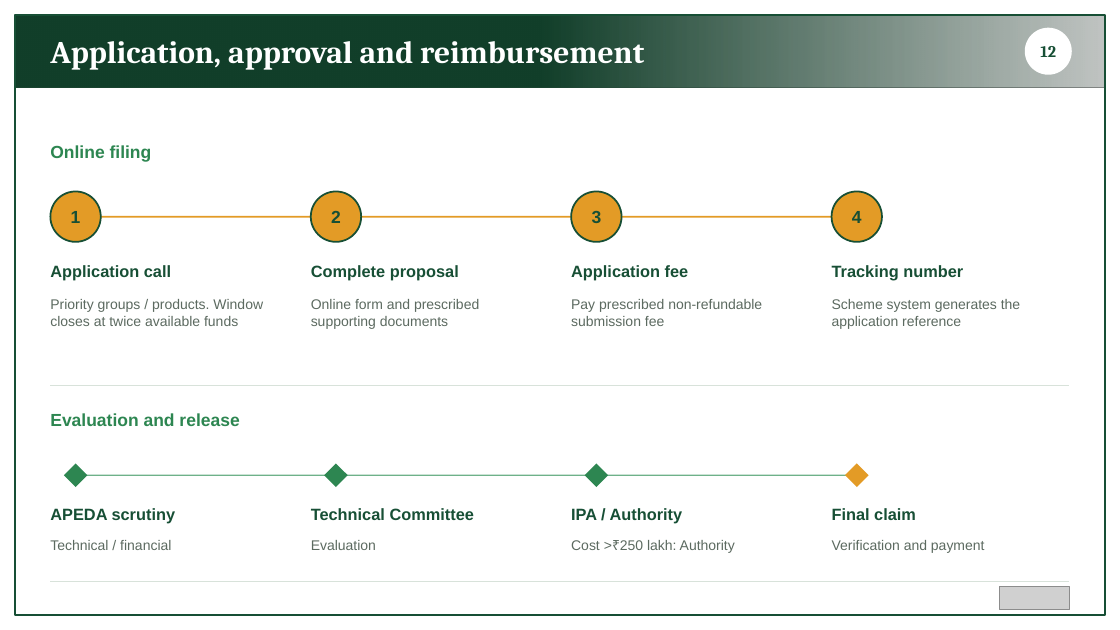
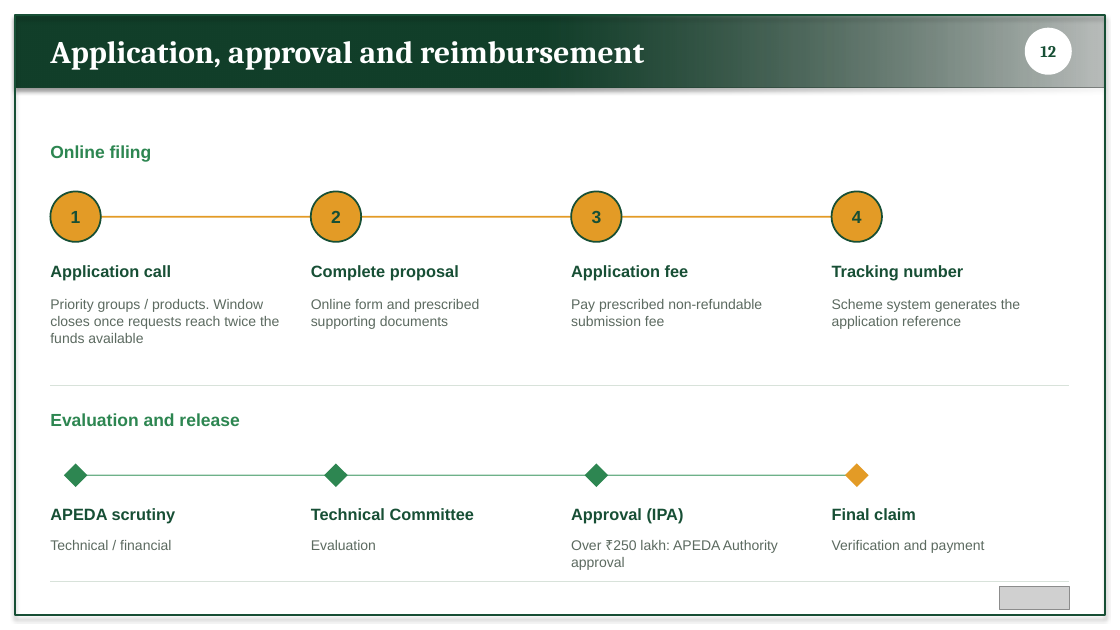
Before and after one commit to BantheFox012/FM, a slide deck: slide 12 of APEDA_BKNY.pptx. Drawn at 1120x630 pixels with LibreOffice and Linux fonts; fonts in the diff are those of the drawing; grey boxes stand for pictures. Boxes give left, top, right and bottom in pixels: in the first picture for what was removed or moved away, otherwise in the second. Text is boxed around its words. In the diff, an @@ line names an element or a change of style, - is before the commit and + after.

```diff
--- a/APEDA_BKNY.pptx
+++ b/APEDA_BKNY.pptx
@@ rectangle at [15, 15, 1105, 87]: shadow on @@
@@ rectangle at [15, 15, 1105, 615]: shadow on @@
@@ text at [50, 299, 279, 343]: text changed @@
-Priority groups / products. Window closes at twice available funds
+Priority groups / products. Window closes once requests reach twice the funds available
@@ text at [571, 508, 684, 524]: text changed @@
-IPA / Authority
+Approval (IPA)
@@ text at [571, 540, 778, 570]: text changed @@
-Cost >₹250 lakh: Authority
+Over ₹250 lakh: APEDA Authority approval
```
Also in this commit, not shown: 12 other slides changed, 1 slide added.
